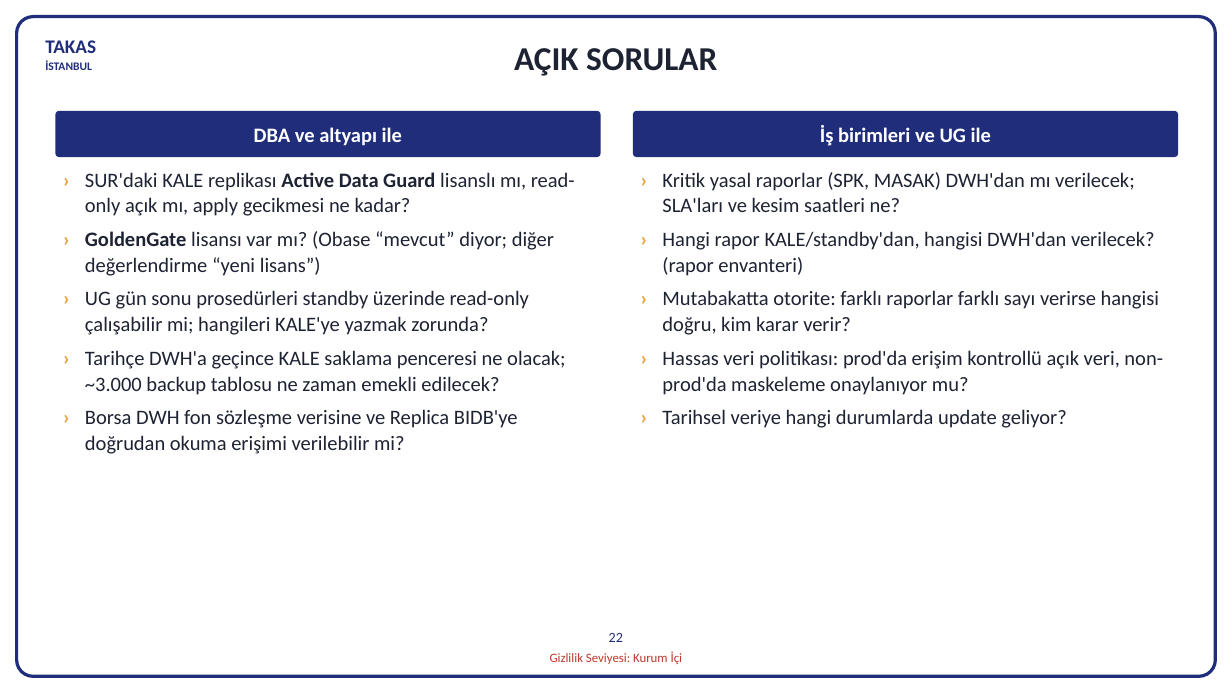
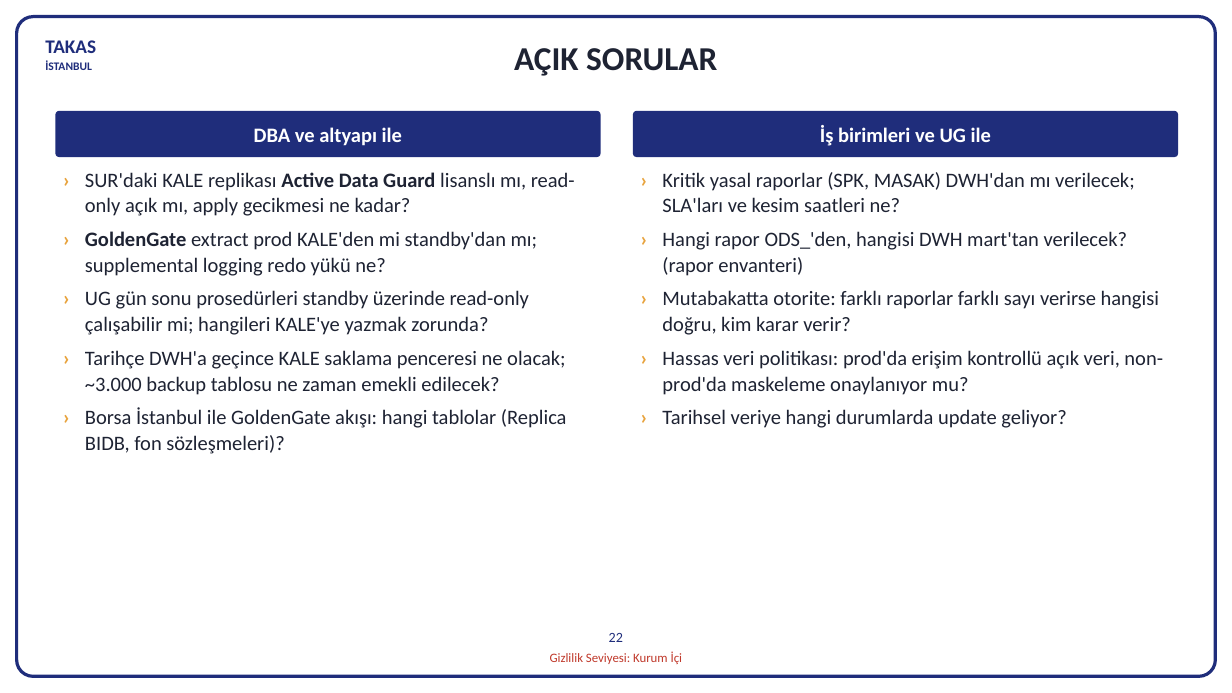
Before and after one commit to hanifidemirel0/Cursor-Projects, a slide deck: slide 22 of outputs/dwh-sunum-kasim-2026/5 - DWHSunum_Kasim2026.pptx. Drawn at 1232x693 pixels with LibreOffice and Linux fonts; fonts in the diff are those of the drawing. Boxes give left, top, right and bottom in pixels: in the first picture for what was removed or moved away, otherwise in the second. Text is boxed around its words. In the diff, an @@ line names an element or a change of style, - is before the commit and + after.

```diff
--- a/outputs/dwh-sunum-kasim-2026/5 - DWHSunum_Kasim2026.pptx
+++ b/outputs/dwh-sunum-kasim-2026/5 - DWHSunum_Kasim2026.pptx
@@ text at [85,231,538,276]: text changed @@
-› GoldenGate lisansı var mı? (Obase “mevcut” diyor; diğer değerlendirme “yeni lisans”)
+› GoldenGate extract prod KALE'den mi standby'dan mı; supplemental logging redo yükü ne?
@@ text at [662,231,1128,276]: text changed @@
-› Hangi rapor KALE/standby'dan, hangisi DWH'dan verilecek? (rapor envanteri)
+› Hangi rapor ODS_'den, hangisi DWH mart'tan verilecek? (rapor envanteri)
@@ text at [85,407,567,454]: text changed @@
-› Borsa DWH fon sözleşme verisine ve Replica BIDB'ye doğrudan okuma erişimi verilebilir mi?
+› Borsa İstanbul ile GoldenGate akışı: hangi tablolar (Replica BIDB, fon sözleşmeleri)?
```
Also in this commit, not shown: 14 other slides changed, 3 other files.
